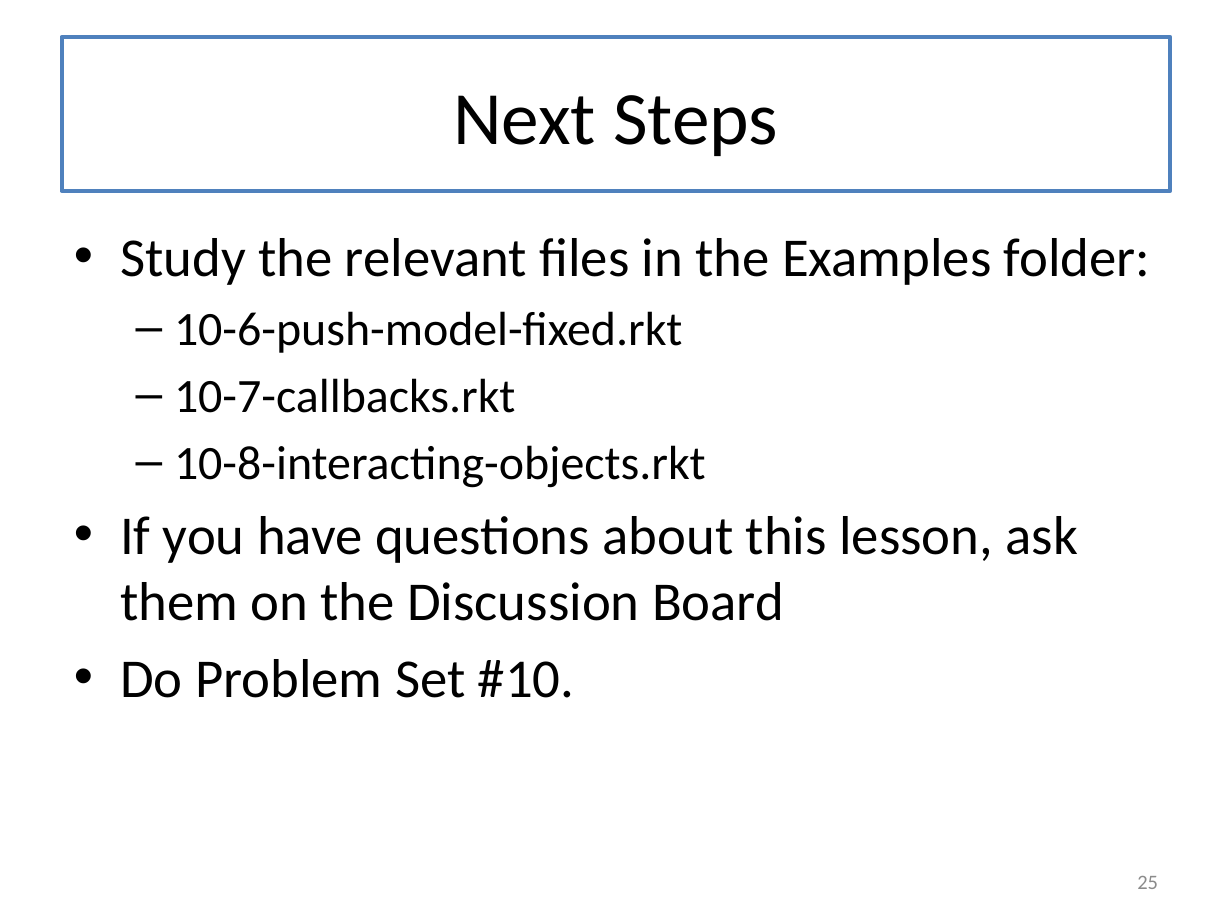
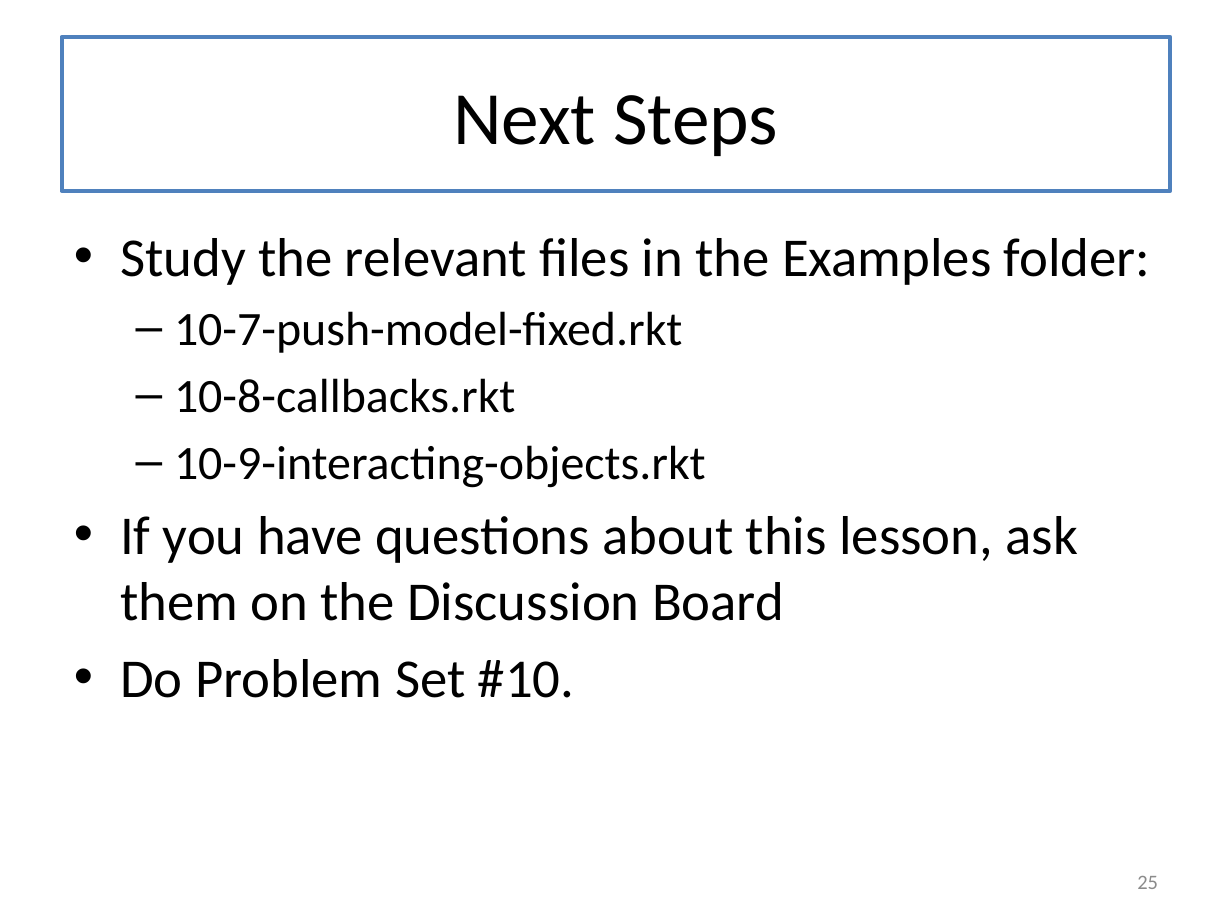
Before and after one commit to mwand/cs5010f16, a slide deck: slide 25 of Slides/Lesson 10.8 Callbacks and Interacting Objects.pptx. Drawn at 1232x924 pixels with LibreOffice and Linux fonts; fonts in the diff are those of the drawing. Boxes give left, top, right and bottom in pixels: in the first picture for what was removed or moved away, otherwise in the second. Text is boxed around its words. In the diff, an @@ line names an element or a change of style, - is before the commit and + after.

```diff
--- a/Slides/Lesson 10.8 Callbacks and Interacting Objects.pptx
+++ b/Slides/Lesson 10.8 Callbacks and Interacting Objects.pptx
@@ text at [174, 311, 706, 488]: text changed @@
-  – 10-6-push-model-fixed.rkt
-  – 10-7-callbacks.rkt
-  – 10-8-interacting-objects.rkt
+  – 10-7-push-model-fixed.rkt
+  – 10-8-callbacks.rkt
+  – 10-9-interacting-objects.rkt
```
Also in this commit, not shown: 8 other slides changed, 8 other files.
